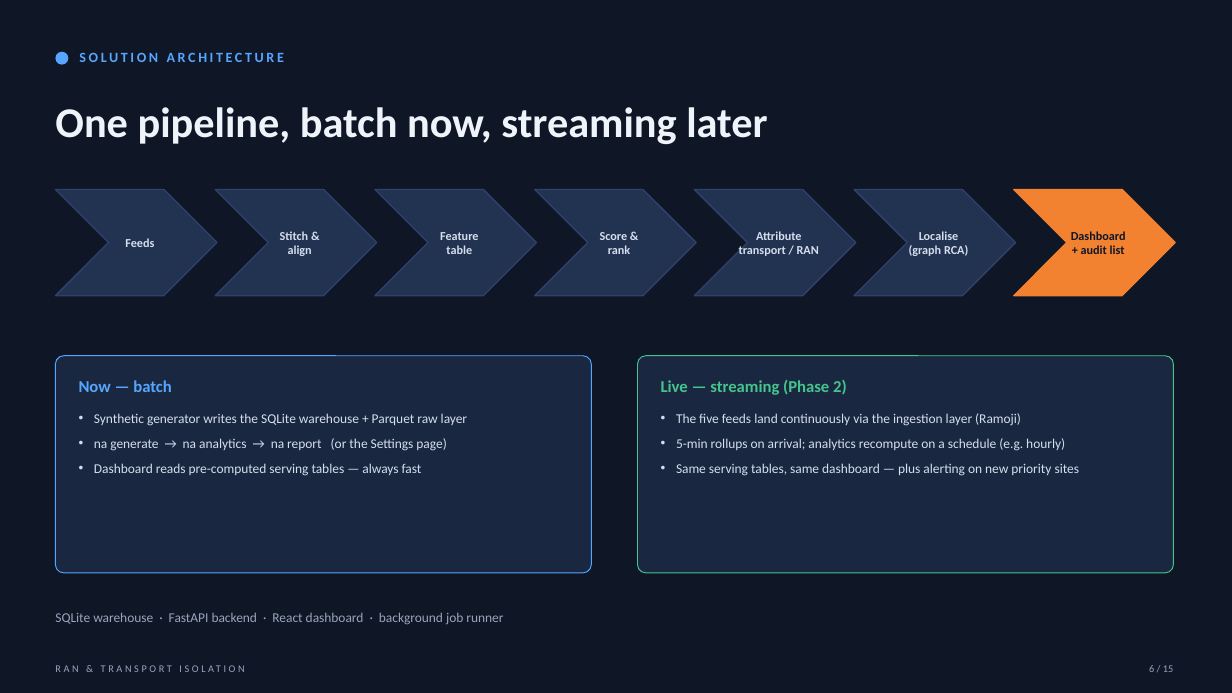
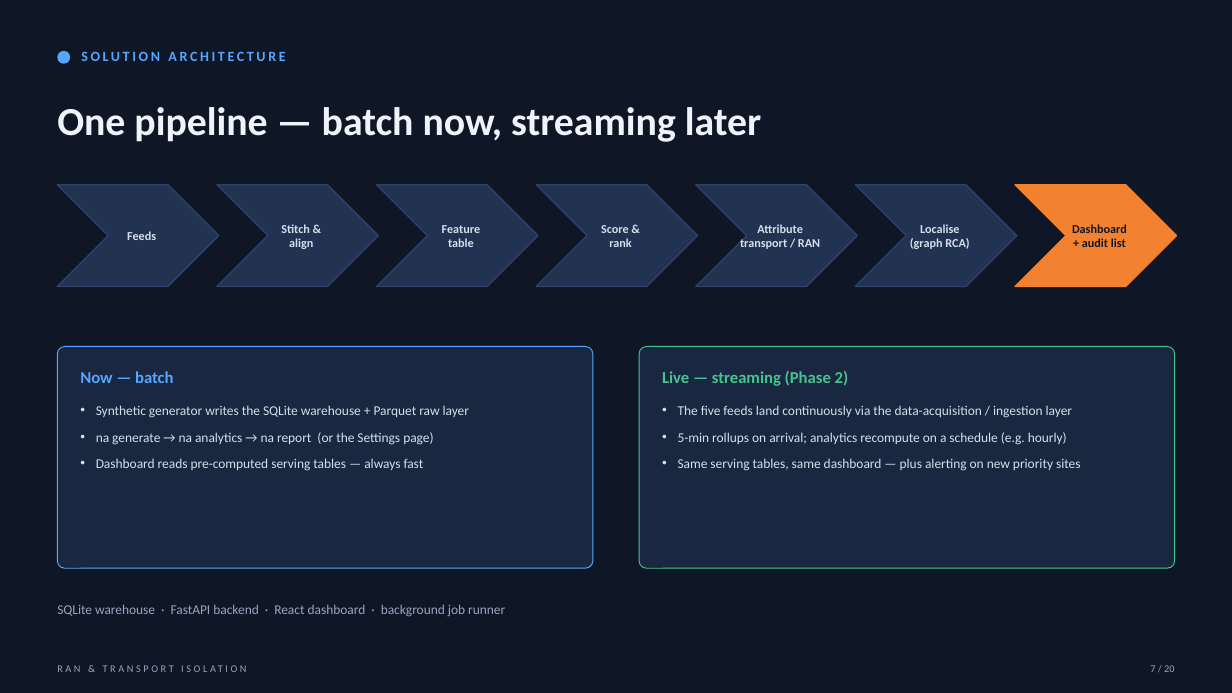
Before and after one commit to manjunathsept11/ran-transport-isolation, a slide deck: slide 7 of docs/RAN_Transport_Isolation.pptx (slide 6 before the commit). Drawn at 1232x693 pixels with LibreOffice and Linux fonts; fonts in the diff are those of the drawing. Boxes give left, top, right and bottom in pixels: in the first picture for what was removed or moved away, otherwise in the second. Text is boxed around its words. In the diff, an @@ line names an element or a change of style, - is before the commit and + after.

```diff
--- a/docs/RAN_Transport_Isolation.pptx
+++ b/docs/RAN_Transport_Isolation.pptx
@@ text at bbox=[57, 107, 761, 142]: text changed; size 33 to 31 pt @@
-One pipeline, batch now, streaming later
+One pipeline — batch now, streaming later
@@ chevron: place and size @@
-chevron at bbox=[55, 189, 217, 296]
+chevron at bbox=[57, 185, 219, 287]
@@ text "Feeds": place and size @@
-text "Feeds" at bbox=[125, 238, 154, 247]
+text "Feeds" at bbox=[127, 231, 156, 240]
@@ chevron: place and size @@
-chevron at bbox=[215, 189, 377, 296]
+chevron at bbox=[217, 185, 379, 287]
@@ text "Stitch &": place and size @@
-text "Stitch &" at bbox=[280, 231, 312, 256]
+text "Stitch &" at bbox=[281, 224, 313, 249]
@@ chevron: place and size @@
-chevron at bbox=[375, 189, 537, 296]
+chevron at bbox=[377, 185, 539, 287]
@@ text "Feature": place and size @@
-text "Feature" at bbox=[440, 232, 478, 254]
+text "Feature" at bbox=[442, 225, 480, 247]
@@ chevron: place and size @@
-chevron at bbox=[535, 189, 697, 296]
+chevron at bbox=[536, 185, 698, 287]
@@ text "Score &": place and size @@
-text "Score &" at bbox=[600, 232, 630, 254]
+text "Score &" at bbox=[601, 225, 631, 247]
@@ chevron: place and size @@
-chevron at bbox=[694, 189, 856, 296]
+chevron at bbox=[696, 185, 858, 287]
@@ text "Attribute": place and size @@
-text "Attribute" at bbox=[739, 231, 819, 256]
+text "Attribute" at bbox=[740, 224, 820, 249]
@@ chevron: place and size @@
-chevron at bbox=[854, 189, 1016, 296]
+chevron at bbox=[856, 185, 1018, 287]
@@ text "Localise": place and size @@
-text "Localise" at bbox=[909, 231, 968, 256]
+text "Localise" at bbox=[910, 224, 969, 249]
@@ chevron: place and size @@
-chevron at bbox=[1014, 189, 1176, 296]
+chevron at bbox=[1016, 185, 1177, 287]
@@ text "Dashboard": place and size @@
-text "Dashboard" at bbox=[1071, 231, 1126, 254]
+text "Dashboard" at bbox=[1072, 224, 1127, 247]
@@ rounded rectangle at bbox=[57, 347, 593, 568]: proportions changed @@
@@ rounded rectangle: place and size @@
-rounded rectangle at bbox=[55, 356, 592, 573]
+rounded rectangle at bbox=[57, 347, 593, 568]
@@ rounded rectangle: place and size @@
-rounded rectangle at bbox=[638, 356, 1174, 573]
+rounded rectangle at bbox=[640, 347, 1176, 568]
@@ rounded rectangle at bbox=[640, 347, 1176, 568]: proportions changed @@
@@ 3 texts: place and size @@
-3 texts at bbox=[55, 380, 847, 625]
+3 texts at bbox=[57, 371, 849, 616]
@@ text "Synthetic generator writes the SQLite ...": place and size @@
-text "Synthetic generator writes the SQLite ..." at bbox=[94, 413, 467, 476]
+text "Synthetic generator writes the SQLite ..." at bbox=[96, 405, 469, 471]
@@ text "Synthetic generator writes the SQLite ..." at bbox=[96, 405, 469, 471]: more space between paragraphs @@
@@ text "The five feeds land continuously ...": place and size @@
-text "The five feeds land continuously ..." at bbox=[676, 413, 1080, 476]
+text "The five feeds land continuously ..." at bbox=[678, 405, 1081, 471]
@@ text at bbox=[678, 405, 1072, 418]: text changed @@
-• The five feeds land continuously via the ingestion layer (Ramoji)
+• The five feeds land continuously via the data-acquisition / ingestion layer
@@ text at bbox=[678, 432, 1081, 471]: more space between paragraphs @@
@@ text at bbox=[1150, 665, 1174, 672]: text changed @@
-6 / 15
+7 / 20
```
Also in this commit, not shown: 12 other slides changed, 7 slides added, 2 slides removed, 2 other files.
